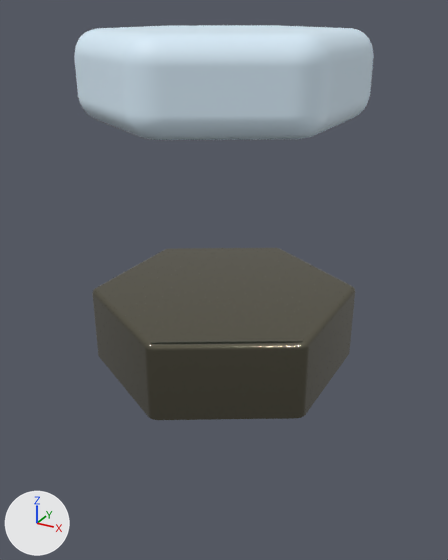
The Blender file assets/templates.blend: old version first, new version second.
Camera for both pictures: a camera (50 mm lens) standing at (2.05, -3.73, 1.92) and looking at (0.01, -0.02, 0.07). Lighting does not change. The marker at lower left points along +X, +Y and +Z.

Objects in the first picture: 'Cloud Hex', 'Fog Hex'.
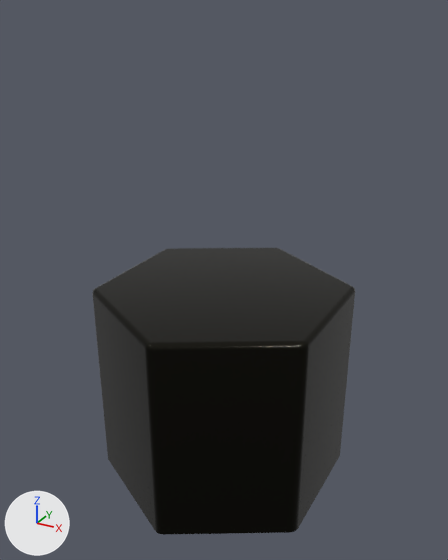
The edits, one by one:
Material 'FogHex' (mat_foghex) changes colour from grey #7f7c6b to black #2b2924; in linear values from (0.214, 0.2, 0.147) to (0.0237, 0.0223, 0.0173).
me_circle_006 has 12 vertices, 7 faces and spans x -0.87..0.87, y -1.0..1.0, z -0.56..0.0.
me_circle_006 is used by ob_fog_hex; location (0.0, 0.0, 0.0).
me_circle_006 part 1: the whole mesh is scaled about the mesh origin by (1, 1, 2.77).
me_circle_005 has 12 vertices, 8 faces and spans x -0.87..0.87, y -1.0..1.0, z 1.24..1.8.
me_circle_005 is used by ob_cloud_hex; location (0.0, 0.0, 0.0).
me_circle_005 part 2: the whole mesh is scaled about its middle by 0.974.
Object 'Cloud Hex' (ob_cloud_hex) is now hidden.

Location of each change, (x1, y1, x2, y2) in pixels of the pictures (448 x 560 px; the box of a moved part takes in the faces that stretch with it):
'Fog Hex', recoloured, mesh rescaled (grey to black, 66% taller)
    before: (92, 248, 355, 420)
    after: (92, 248, 355, 535)
'Cloud Hex', hidden
    before: (74, 25, 374, 140)
part 1 of me_circle_006, moved or reshaped
    before: (92, 288, 355, 420)
    after: (92, 288, 355, 535)
